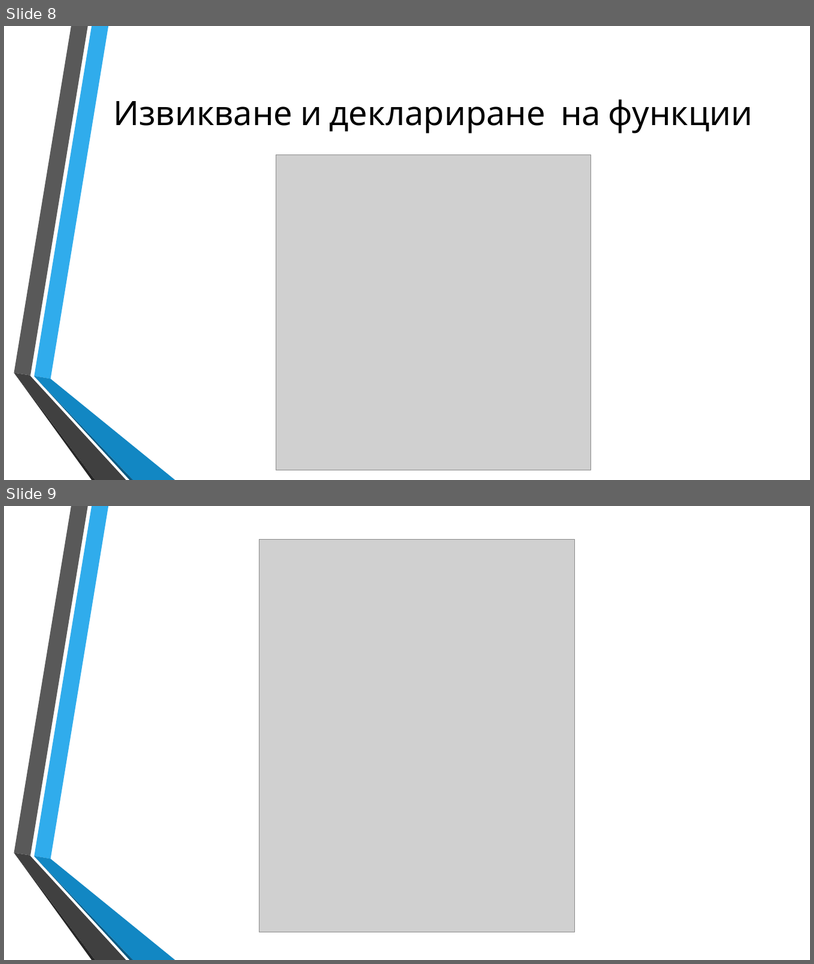
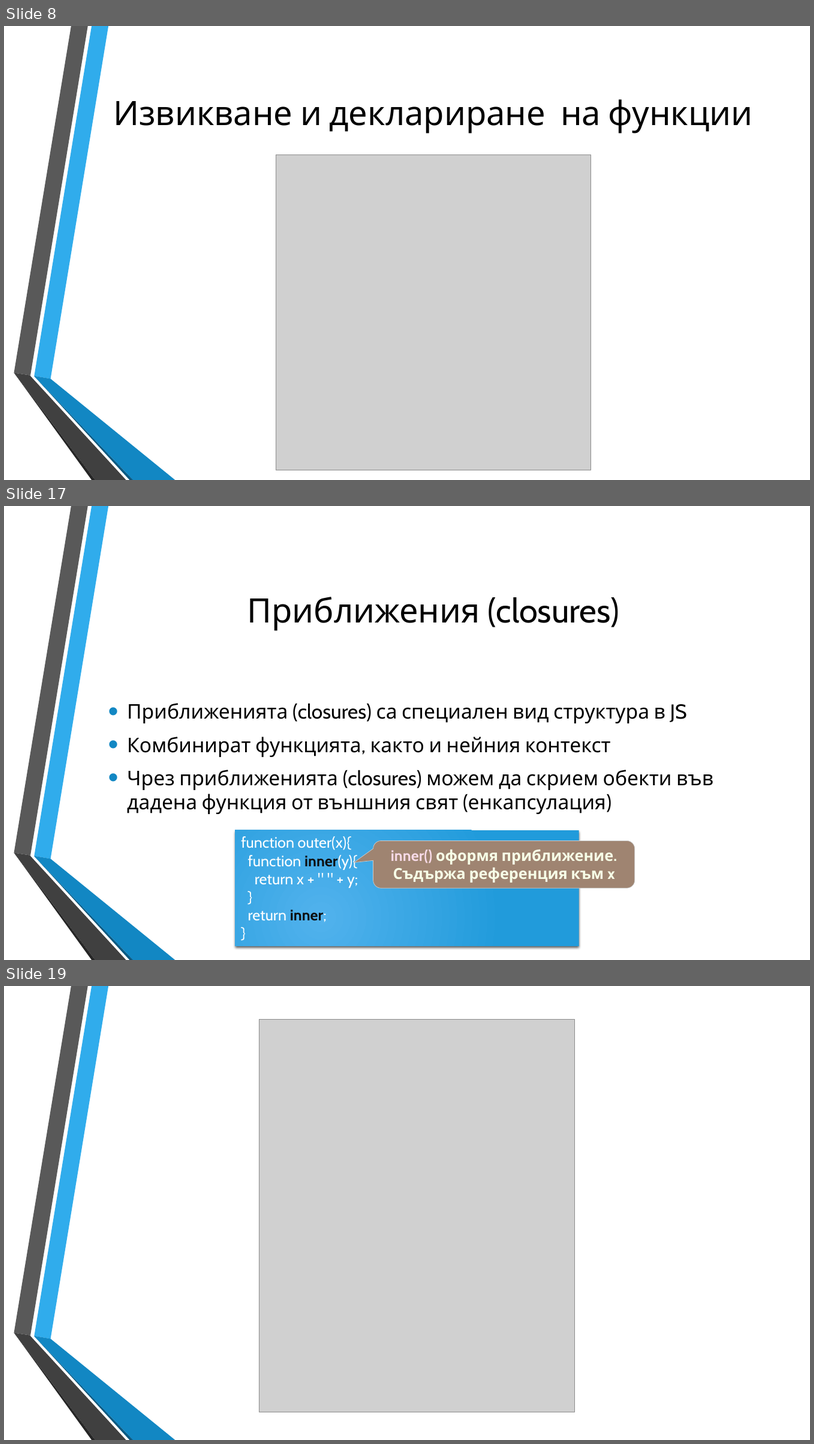
Before and after one commit to dnmitev/IT-Academy, a slide deck: JS Fundamentals/7.Functions/JS-Functions.pptx. Shown one above the other, each under a label of ours: slides 8 and 9 before the commit, slides 8, 17 and 19 after it; the slides between them are not shown. The pictures are 814x964 and 814x1444 pixels, drawn with LibreOffice and Linux fonts; fonts in the diff are those of the drawing; grey boxes stand for pictures; background and template pictures are left out. Boxes give left, top, right and bottom in pixels: in the first picture for what was removed or moved away, otherwise in the second. Text is boxed around its words. In the diff, an @@ line names an element or a change of style, - is before the commit and + after.

Commit message:
functions lecture is done

```diff
--- a/JS Fundamentals/7.Functions/JS-Functions.pptx
+++ b/JS Fundamentals/7.Functions/JS-Functions.pptx
@@ slide 17 added at (x1=4, y1=506, x2=810, y2=960), background picture (left out); not listed: 6 template elements that a slide beside it also shows @@
@@ title added at (x1=248, y1=597, x2=620, y2=631), 40 pt, text #000000 @@
+Приближения (closures)
@@ text added at (x1=127, y1=703, x2=714, y2=814), 24 pt, text #000000 @@
+• Приближенията (closures) са специален вид структура в JS
+• Комбинират функцията, както и нейния контекст
+• Чрез приближенията (closures) можем да скрием обекти във дадена функция от външния свят (енкапсулация)
@@ rectangle added at (x1=235, y1=829, x2=579, y2=946), fill gradient #51B3ED to #219CDB, 18 pt, text #FFFFFF @@
+function outer(x){
+function inner(y){
+return x + " " + y;
+}
+return inner;
+}
@@ rounded speech box added at (x1=374, y1=841, x2=636, y2=888), fill #9F8471, outline #CCCCCC 0.5 pt, 18 pt, text #F7FFE7, bold @@
+inner() оформя приближение.
+Съдържа референция към x
@@ what was slide 9 is now slide 19 @@
```
Also in this commit, not shown: 1 slide changed, 9 other slides added, 6 other files.
